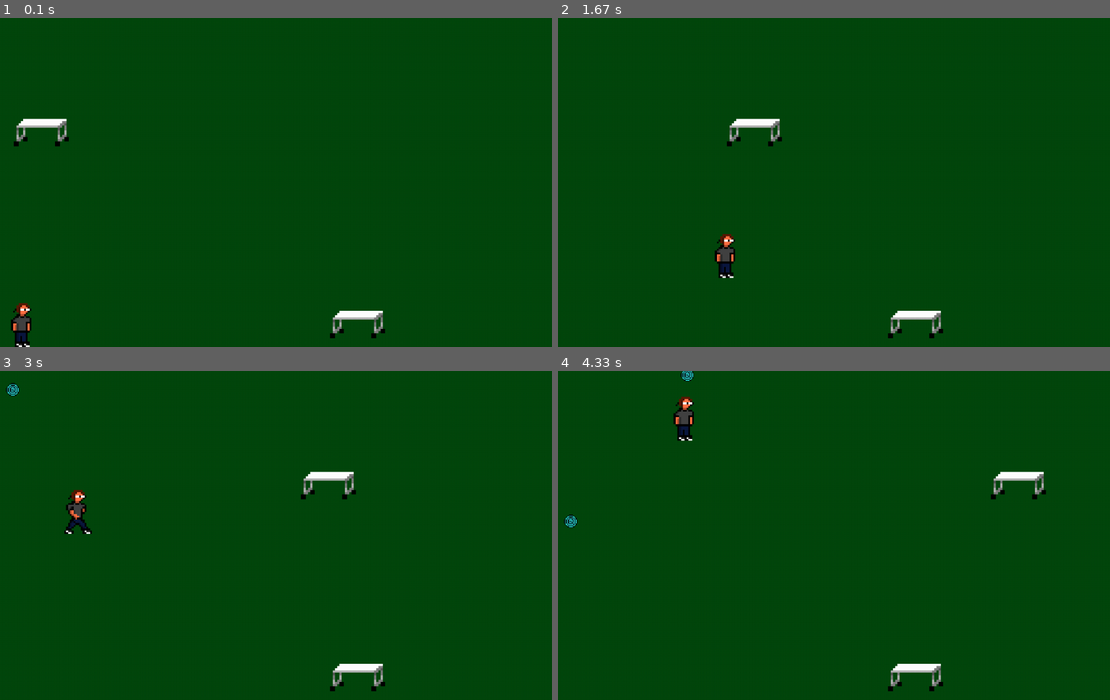
Above: before the commit, frames 1-4 (two rows, left to right).
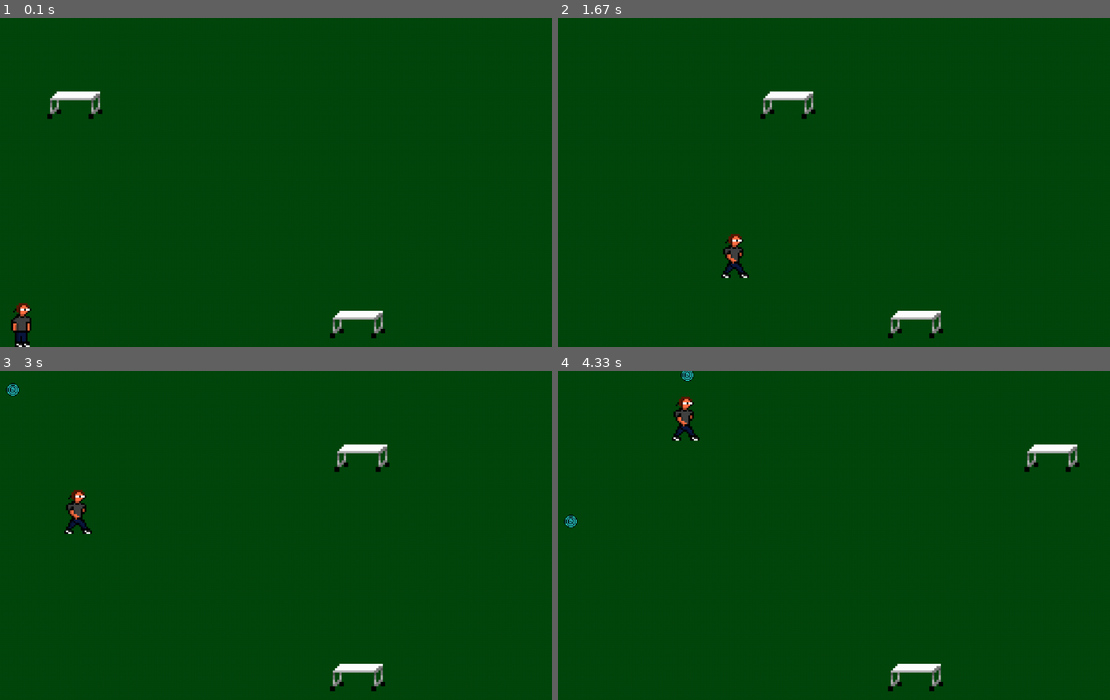
Above: after the commit, the same moments.

Repository: DeLucca990/Projeto_Final_Dsoft
Game: pygame game, started from jogo_pygame.py
Two runs of this game, one before a commit and one after it. Both use one fixed random seed, a clock stepped at 60 frames per second and the inputs below.
Inputs:
- Up to frame 1 (0.1 s): no input
- Up to frame 2 (1.67 s): tap A at 0.33 s; hold Right 0.67-1.13 s; tap Space at 0.73, 1.03, 1.23, 1.53 s; hold Right 1.17-1.63 s
- Up to frame 3 (3 s): hold Left 1.67-2.2 s; tap Space at 1.73, 2.03, 2.3, 2.6, 2.73 s; hold Left 2.23-2.63 s; hold Right from 2.67 s (still down)
- Up to frame 4 (4.33 s): tap Space at 3.03, 3.4, 3.7, 3.9, 4.2 s; release Right at 3.3 s; hold Left 3.33-3.8 s; hold Right 3.83-4.3 s

The runs differ from the first frame. In frame 1, 0.8% of the frame differs, in the area x 2-19%, y 22-40%; in frame 2, 1.3%, in the area x 28-47%, y 22-80%; in frame 3, 0.8%; in frame 4, 1.0%.

Commit message:
adicionando física ao jogo (plataforma/mesa)

Diff:
--- a/jogo_pygame.py
+++ b/jogo_pygame.py
@@ -18,9 +18,15 @@
 grupo_de_arre=pygame.sprite.Group()
 grupo_de_plataforma=pygame.sprite.Group()
 
-plat_movel=Plataforma(grupo_de_plataforma)
-plat_fix=Plataforma2(grupo_de_plataforma)
-jogador=Personagem(grupo_de_play)
+for pos_inicial in range (100,400,300):
+    plat_movel=Plataforma(pos_inicial)
+    grupo_de_plataforma.add(plat_movel)
+
+plat_fix=Plataforma2()
+grupo_de_plataforma.add(plat_fix)
+
+jogador=Personagem()
+grupo_de_play.add(jogador)
 
 game=True
 timer=0
@@ -46,6 +52,15 @@
     #Colisões:
     colisao_jogador_arre=pygame.sprite.spritecollide(jogador,grupo_de_arre,True,pygame.sprite.collide_mask)
     colisao_jogador_mesa=pygame.sprite.spritecollide(jogador,grupo_de_plataforma,False,pygame.sprite.collide_mask)
+    for plataforma in colisao_jogador_mesa:
+        if jogador.horizontal_state=='left':
+            jogador.rect.x+=2
+        if jogador.horizontal_state == 'right':
+            jogador.rect.x-=2
+        if jogador.vertical_state == 'caindo':
+            jogador.rect.y-=2
+            jogador.vel_y=2
+            jogador.rect.x+=plataforma.vel_x
 
     #Draw:
     window.fill((4,71 ,13))
--- a/personagens_class.py
+++ b/personagens_class.py
@@ -3,8 +3,8 @@
 from plataforma_class import *
 
 class Personagem(pygame.sprite.Sprite):
-    def __init__(self, *groups):
-        super().__init__(*groups)
+    def __init__(self):
+        pygame.sprite.Sprite.__init__(self)
         self.lado='parado direita'
         self.image=pygame.image.load('img/pulga_parado_d.png')
         self.image=pygame.transform.scale(self.image,[80,80])
@@ -12,6 +12,7 @@
         self.vel_x=0
         self.vel_y=0
         self.gravidade=0.1
+        self.vertical_state = 'caindo'
 
     def eventos_teclado(self,event):
         if event.type==pygame.KEYDOWN:
@@ -20,34 +21,41 @@
                 self.image=pygame.image.load('img/pulga_pulo.png')
                 self.image=pygame.transform.scale(self.image,[80,80])
                 self.vel_y=-3
+                self.vertical_state = 'pulando'
 
     def update(self,*args):
         keys=pygame.key.get_pressed()
         if keys[pygame.K_a] or keys[pygame.K_LEFT]:
-            self.lado='parado esquerda'
+            self.lado='esquerda'
             self.image=pygame.image.load('img/pulga_esquerda.png')
             self.image=pygame.transform.scale(self.image,[80,80])
             self.vel_x =-5
+            self.horizontal_state = 'left'
         elif keys[pygame.K_d] or keys[pygame.K_RIGHT]:
-            self.lado='parado direita'
+            self.lado='direita'
             self.image=pygame.image.load('img/pulga_direita.png')
             self.image=pygame.transform.scale(self.image,[80,80])
             self.vel_x = 5
+            self.horizontal_state = 'right'
         else:
             self.lado='parado direita'
-            self.image=pygame.image.load('img/pulga_parado_d.png')
-            self.image=pygame.transform.scale(self.image,[80,80])
+            if self.vertical_state == 'caindo':
+                self.image=pygame.image.load('img/pulga_parado_d.png')
+                self.image=pygame.transform.scale(self.image,[80,80])
             self.vel_x=0
+            self.horizontal_state = 'none'
 
         self.rect.x+=self.vel_x
         self.rect.y+=self.vel_y
         self.vel_y+=self.gravidade
+        if self.vel_y>=0:
+            self.vertical_state = 'caindo'
 
         if self.rect.top<0:
             self.rect.top=0
-        elif self.rect.bottom>620:
+        if self.rect.bottom>620:
             self.rect.bottom=620
-        elif self.rect.left<0:
+        if self.rect.left<0:
             self.rect.left=0
-        elif self.rect.right>1060:
+        if self.rect.right>1060:
             self.rect.right=1060
--- a/plataforma_class.py
+++ b/plataforma_class.py
@@ -1,21 +1,23 @@
 from cmath import rect
+import random
 import pygame
 
 class Plataforma(pygame.sprite.Sprite):
-    def __init__(self, *groups):
-        super().__init__(*groups)
+    def __init__(self,pos_y):
+        pygame.sprite.Sprite.__init__(self)
         self.image=pygame.image.load('img/mesa.png')
         self.image=pygame.transform.scale(self.image,[100,100])
-        self.rect=pygame.Rect(10,150,200,50)
-        self.vel_y=3
+        self.rect=pygame.Rect(random.randint(10,500),pos_y,200,50)
+        self.vel_x=3
     def update(self,*args):
         if self.rect.x>=900 or self.rect.x<10:
-            self.vel_y*=-1
-        self.rect.left+=self.vel_y
+            self.vel_x*=-1
+        self.rect.left+=self.vel_x
 
 class Plataforma2(pygame.sprite.Sprite):
-    def __init__(self, *groups):
-        super().__init__(*groups)
+    def __init__(self):
+        pygame.sprite.Sprite.__init__(self)
         self.image=pygame.image.load('img/mesa.png')
         self.image=pygame.transform.scale(self.image,[100,100])
         self.rect=pygame.Rect(600,500,50,50)
+        self.vel_x=0
